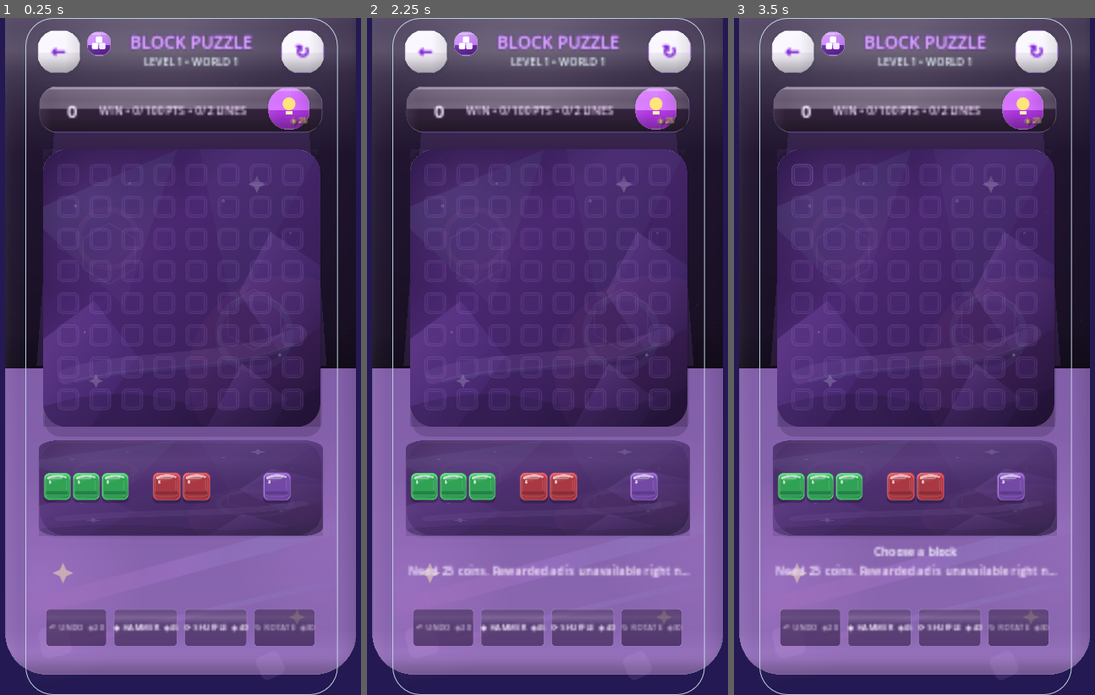
Above: before the commit, frames 1-3 (left to right).
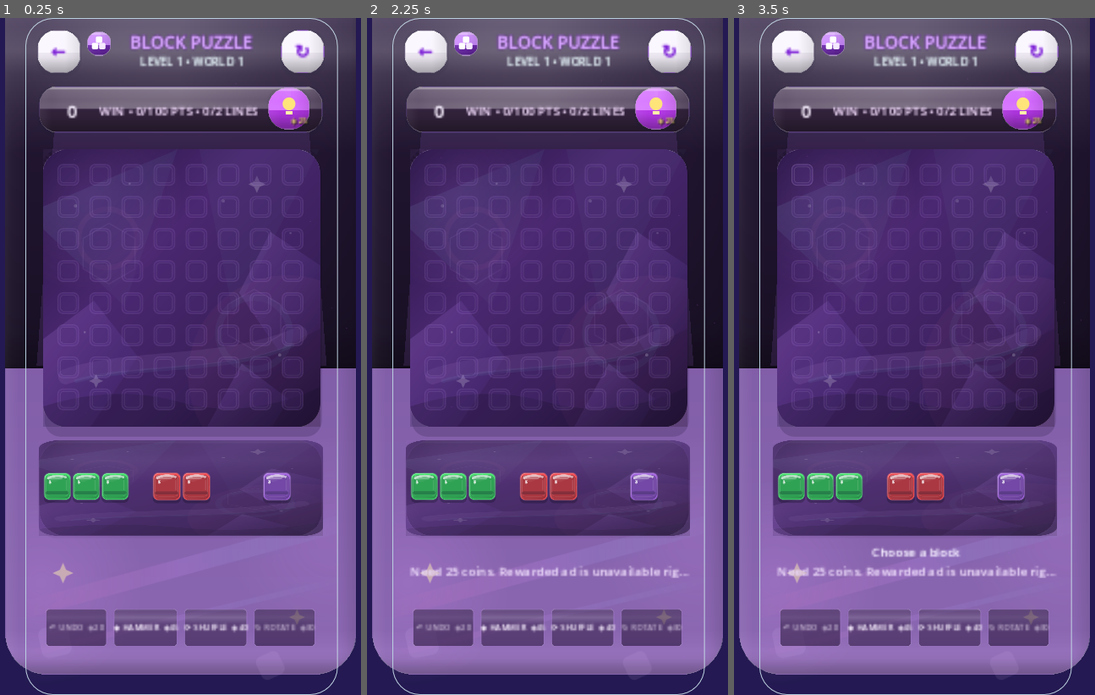
Above: after the commit, the same moments.

Repository: eghosa001/unjam
Game: Godot game, scene res://scenes/BlockPuzzle.tscn
The game is run twice, just before and just after one commit, with the same random seed, the same clock (stepped at 60 frames per second) and the same inputs. This scene is started directly instead of the project's main scene.
Inputs (mouse positions are in pixels of both pictures, inside the frame that each line leads up to):
- Up to frame 1 (0.25 s): no input
- Up to frame 2 (2.25 s): click "←" at 0.5 s; click "↻" at 1.25 s; click "◈25" at 2 s
- Up to frame 3 (3.5 s): click (802, 173) at 2.77 s

The runs differ from the first frame. In frame 1, 0.6% of the frame differs, in the area x 27-72%, y 5-15%; in frame 2, 1.1%; in frame 3, 1.3%, in the area x 11-89%, y 5-83%.

Commit message:
Raise Block gameplay typography floor

Diff:
--- a/scripts/game/block_puzzle_3d.gd
+++ b/scripts/game/block_puzzle_3d.gd
@@ -159,7 +159,7 @@
 	title_label.horizontal_alignment = HORIZONTAL_ALIGNMENT_CENTER
 	FigmaReferenceCanvas.set_rect(title_label, 115, 15, 184, 30)
 	canvas.add_child(title_label)
-	var level_meta := FigmaReferenceCanvas.label("", 13, Color(0.92,0.98,1.0), false)
+	var level_meta := FigmaReferenceCanvas.label("", 14, Color(0.92,0.98,1.0), true)
 	level_meta.name = "BlockLevelMeta"
 	level_meta.horizontal_alignment = HORIZONTAL_ALIGNMENT_CENTER
 	FigmaReferenceCanvas.set_rect(level_meta, 115, 43, 184, 20)
@@ -175,7 +175,7 @@
 	score_label.horizontal_alignment = HORIZONTAL_ALIGNMENT_CENTER
 	FigmaReferenceCanvas.set_rect(score_label, 33, 94, 52, 44)
 	canvas.add_child(score_label)
-	goal_label = FigmaReferenceCanvas.label("", 14, Color(0.96,0.87,1.0), false)
+	goal_label = FigmaReferenceCanvas.label("", 15, Color(0.96,0.87,1.0), true)
 	goal_label.autowrap_mode = TextServer.AUTOWRAP_WORD_SMART
 	goal_label.vertical_alignment = VERTICAL_ALIGNMENT_CENTER
 	goal_label.clip_text = true
@@ -253,7 +253,7 @@
 	status_region.clip_contents = true
 	FigmaReferenceCanvas.set_rect(status_region, 18, 654, 354, 20)
 	canvas.add_child(status_region)
-	status_label = FigmaReferenceCanvas.label("", 14, Color(1,0.995,0.97), true)
+	status_label = FigmaReferenceCanvas.label("", 15, Color(1,0.995,0.97), true)
 	status_label.name = "BlockStatusText"
 	status_label.horizontal_alignment = HORIZONTAL_ALIGNMENT_CENTER
 	status_label.clip_text = true
@@ -266,7 +266,7 @@
 	hint_region.clip_contents = true
 	FigmaReferenceCanvas.set_rect(hint_region, 18, 678, 354, 20)
 	canvas.add_child(hint_region)
-	hint_label = FigmaReferenceCanvas.label("", 14, Color(1,0.995,0.97), true)
+	hint_label = FigmaReferenceCanvas.label("", 15, Color(1,0.995,0.97), true)
 	hint_label.name = "BlockHintText"
 	hint_label.horizontal_alignment = HORIZONTAL_ALIGNMENT_CENTER
 	hint_label.clip_text = true
